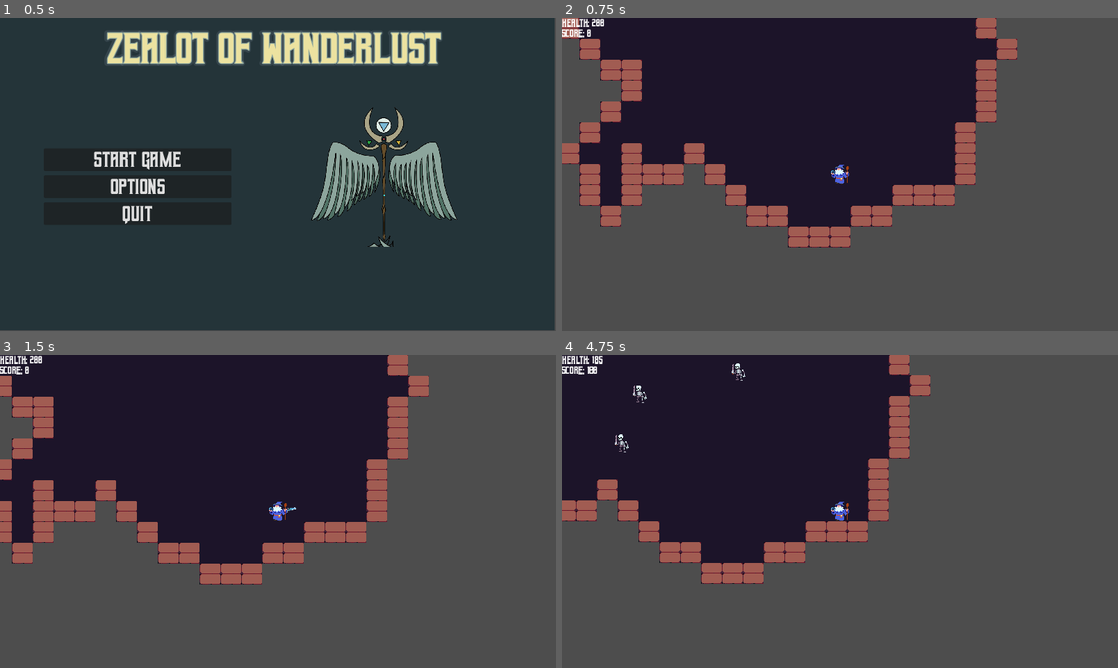
Above: before the commit, frames 1-4 (two rows, left to right).
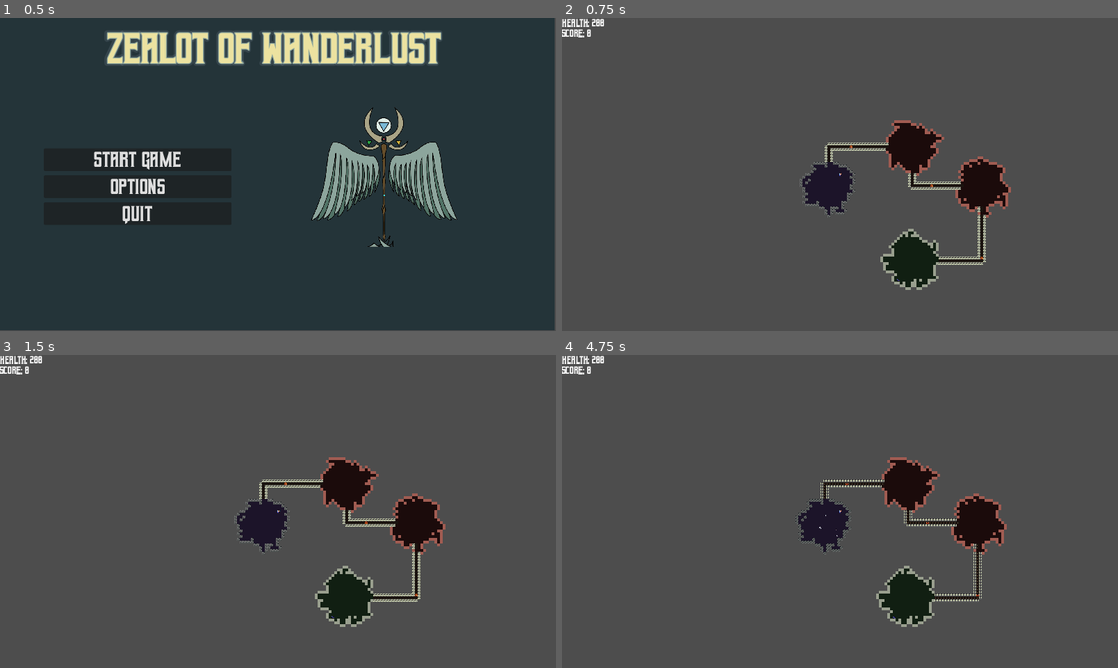
Above: after the commit, the same moments.

Repository: WizardsNStuff/Zealot-of-Wanderlust
Game: Godot game, scene res://Scenes/wizard_game.tscn
Two runs of this game, one before a commit and one after it. Both use one fixed random seed, a clock stepped at 60 frames per second and the inputs below.
Inputs:
- Up to frame 1 (0.5 s): no input
- Up to frame 2 (0.75 s): click "Start game" at 0.5 s
- Up to frame 3 (1.5 s): tap Enter at 1.25 s; hold D (ui_right) from 1.28 s (still down); tap Space (attack) at 1.35 s
- Up to frame 4 (4.75 s): release D (ui_right) at 2.03 s; hold S (ui_down) 2.03-2.78 s; tap Space (attack) at 2.1, 2.85, 3.5, 3.6, 4.35 s; hold D (ui_right) 2.78-3.53 s; hold W (ui_up) 3.53-4.28 s; hold A (ui_left) from 4.28 s (still down)

Frame 1 is identical in both runs. In frame 2, 47% of the frame differs, in the area x 0-82%, y 0-87%; in frame 3, 46%; in frame 4, 42%.

Commit message:
added wall placement for corridors and specfic room types

Diff:
--- a/zealot-of-wanderlust/Scenes/player.tscn
+++ b/zealot-of-wanderlust/Scenes/player.tscn
@@ -195,4 +195,4 @@
 }
 
 [node name="Camera2D" type="Camera2D" parent="."]
-zoom = Vector2(1.5, 1.5)
+zoom = Vector2(0.2, 0.2)
--- a/zealot-of-wanderlust/Scripts/controller.gd
+++ b/zealot-of-wanderlust/Scripts/controller.gd
@@ -103,8 +103,8 @@
 	# if generation passes evaluation
 	else:
 
-		for room_node in room_nodes:
-			print(room_node.get_room_tiles().keys(), "\n")
+		#for room_node in room_nodes:
+			#print(room_node.get_room_tiles().keys(), "\n")
 			#print(room_node.get_room_type())
 
 		# update the generated rooms in proc gen data with the newly generated room nodes
@@ -209,14 +209,22 @@
 	if !add_doors_to_corridors(room_nodes, corridor_exclusive_tiles):
 		return false
 
-	print("Corridor tiles ", corridor_exclusive_tiles)
+	#print("Corridor tiles ", corridor_exclusive_tiles)
 
 	paint_all_corridor_exclusive_tiles(corridor_exclusive_tiles)
 
-	paint_room_specific_tiles(room_nodes)
-
+	var all_corridor_exclusive_tiles : Array = []
+
+	for sub_arr in corridor_exclusive_tiles:
+		for tile in sub_arr:
+			all_corridor_exclusive_tiles.append(tile)
+
+	paint_room_specific_tiles(room_nodes, all_corridor_exclusive_tiles)
+
+	# paint walls around the corridors
+	create_corridor_walls(room_nodes, proc_gen_data.wall_tilemap_layer, proc_gen_data.wall_tilemap_layer.atlas_id, proc_gen_data.wall_tilemap_layer.cobblestone_wall_tile_atlas_position, all_corridor_exclusive_tiles)
 	# paint walls around all the floor tiles
-	create_walls(get_all_tiles(room_nodes), proc_gen_data.wall_tilemap_layer, proc_gen_data.wall_tilemap_layer.atlas_id, proc_gen_data.wall_tilemap_layer.brick_wall_tile_atlas_position)
+	#create_walls(get_all_tiles(room_nodes), proc_gen_data.wall_tilemap_layer, proc_gen_data.wall_tilemap_layer.atlas_id, proc_gen_data.wall_tilemap_layer.brick_wall_tile_atlas_position)
 
 	# check every room node
 	for room_node in room_nodes:
@@ -734,6 +742,66 @@
 	for position in wall_positions:
 		# paint a single wall tile at the current position using the specified tilemap layer and atlas information
 		paint_single_tile(tilemap_layer, tilemap_layer_atlas_id, position, tile_atlas_position)
+
+func create_room_walls(floor_positions : Dictionary, tilemap_layer : TileMapLayer, tilemap_layer_atlas_id : int , tile_atlas_position : Vector2i, corridor_exclusive_tiles : Array) -> void:
+	# find wall edge positions based on the floor positions and the defined direction list
+	var wall_positions : Dictionary = find_wall_edges_not_on_corrior(floor_positions, proc_gen_data.direction_list, corridor_exclusive_tiles)
+
+	# iterate through each wall position and paint a wall tile at that position
+	for position in wall_positions:
+		# paint a single wall tile at the current position using the specified tilemap layer and atlas information
+		paint_single_tile(tilemap_layer, tilemap_layer_atlas_id, position, tile_atlas_position)
+
+func create_corridor_walls(room_nodes : Array[RoomNode], tilemap_layer : TileMapLayer, tilemap_layer_atlas_id : int , tile_atlas_position : Vector2i, corridor_exclusive_tiles : Array) -> void:
+	var all_room_tiles : Dictionary = {}
+	for room_node in room_nodes:
+		all_room_tiles.merge(room_node.get_room_tiles())
+
+	# find wall edge positions based on the floor positions and the defined direction list
+	var wall_positions : Dictionary = find_corridor_wall_edges(all_room_tiles, proc_gen_data.direction_list, corridor_exclusive_tiles)
+
+	# iterate through each wall position and paint a wall tile at that position
+	for position in wall_positions:
+		# paint a single wall tile at the current position using the specified tilemap layer and atlas information
+		paint_single_tile(tilemap_layer, tilemap_layer_atlas_id, position, tile_atlas_position)
+
+func find_corridor_wall_edges(floor_positions : Dictionary, direction_list : Array, corridor_exclusive_tiles : Array) -> Dictionary:
+	# dictionary to store wall positions
+	var wall_positions : Dictionary = {}
+
+	# iterate through each position in the corridor positions array
+	for position in corridor_exclusive_tiles:
+		# check each direction in the direction list
+		for direction in direction_list:
+			# calculate the neighbor position based on the current position and direction
+			var neighbor_position = position + direction
+
+			# if there is no floor tile at the neighbor position
+			if (corridor_exclusive_tiles.has(neighbor_position) == false) && (floor_positions.keys().has(neighbor_position) == false):
+				# add the neighbor position to the wall positions
+				wall_positions[neighbor_position] = null
+
+	# return the dictionary containing all wall positions
+	return wall_positions
+
+func find_wall_edges_not_on_corrior(floor_positions : Dictionary, direction_list : Array, corridor_exclusive_tiles : Array) -> Dictionary:
+	# dictionary to store wall positions
+	var wall_positions : Dictionary = {}
+
+	# iterate through each position in the floor positions dictionary
+	for position in floor_positions:
+		# check each direction in the direction list
+		for direction in direction_list:
+			# calculate the neighbor position based on the current position and direction
+			var neighbor_position = position + direction
+
+			# if there is no floor tile at the neighbor position
+			if (floor_positions.keys().has(neighbor_position) == false) && (corridor_exclusive_tiles.has(neighbor_position) == false):
+				# add the neighbor position to the wall positions
+				wall_positions[neighbor_position] = null
+
+	# return the dictionary containing all wall positions
+	return wall_positions
 
 # finds the positions where walls should be placed based on the empty neighboring tiles of the floor
 # checks each floor tile position and its neighboring tiles. If a neighboring tile
@@ -902,7 +970,7 @@
 
 	return "DEFAULT"
 
-func paint_room_specific_tiles(room_nodes : Array[RoomNode]) -> void:
+func paint_room_specific_tiles(room_nodes : Array[RoomNode], corridor_exclusive_tiles : Array) -> void:
 	for room_node in room_nodes:
 		# get all floor tile positions for the generated rooms and corridors
 		var room_tiles = room_node.get_room_tiles()
@@ -935,6 +1003,9 @@
 
 		# paint the floor tiles
 		paint_tiles(room_tiles, proc_gen_data.floor_tilemap_layer, floor_atlas_id, floor_tile_pos)
+		# paint the wall tiles
+		#create_walls(room_tiles, proc_gen_data.wall_tilemap_layer, wall_atlas_id, wall_tile_pos)
+		create_room_walls(room_tiles, proc_gen_data.wall_tilemap_layer, wall_atlas_id, wall_tile_pos, corridor_exclusive_tiles)
 
 func paint_all_corridor_exclusive_tiles(corridor_exclusive_tiles : Array) -> void:
 
--- a/zealot-of-wanderlust/Scripts/proc_gen_data.gd
+++ b/zealot-of-wanderlust/Scripts/proc_gen_data.gd
@@ -19,7 +19,7 @@
 @export var room_iterations : int = 500
 
 # length of each random walk step when generating rooms
-@export var room_walk_length : int = 20
+@export var room_walk_length : int = 18
 
 # whether to start the random walk at a new random position for each iteration
 # when true, this creates larger rooms
@@ -54,23 +54,3 @@
 var has_key : bool = false
 
 enum ROOM_TYPE {DEFAULT, GOBLIN_LAIR, TROLL_TUNNEL, DRAGON_DEN}
-
-# length of each random walk step when generating corridors
-#@export var corridor_walk_length : int = 10
-
-# number of corridors to generate
-#@export var corridor_amount : int = 5
-
-# the chance that a room will spawn at the end of a newly generated corridor
-#@export_range(0.1, 1.0) var room_amount_percent : float = 0.5
-
-# starting position for dungeon generation
-#var start_position : Vector2i = Vector2i.ZERO
-
-#var dungeon_floor : int = 1
-
-# offset subtracted from the width and height of the room's edges when generating rooms;
-# makes the room smaller by 2 * offset
-# *** min(min_room_width, min_room_height) / (room_offset * 2) > 1 MUST BE TRUE ***
-# this ensures that the room does not shrink below the min allowed size or result is a room of size 0
-#@export_range(0, 10) var room_offset : int = 1
